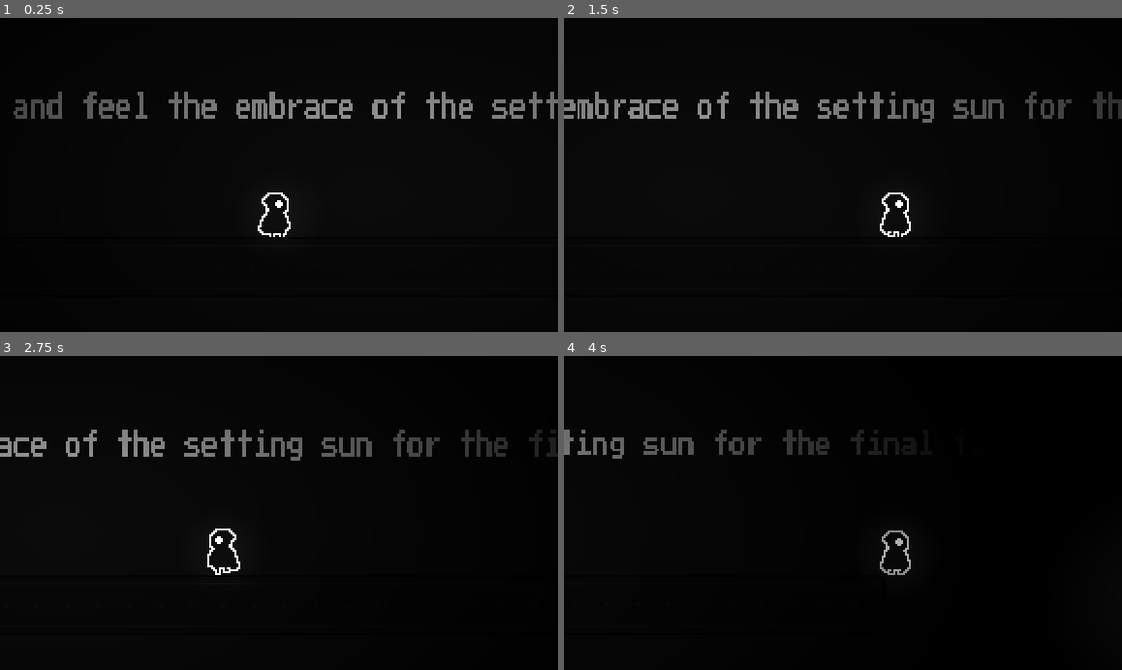
Above: before the commit, frames 1-4 (two rows, left to right).
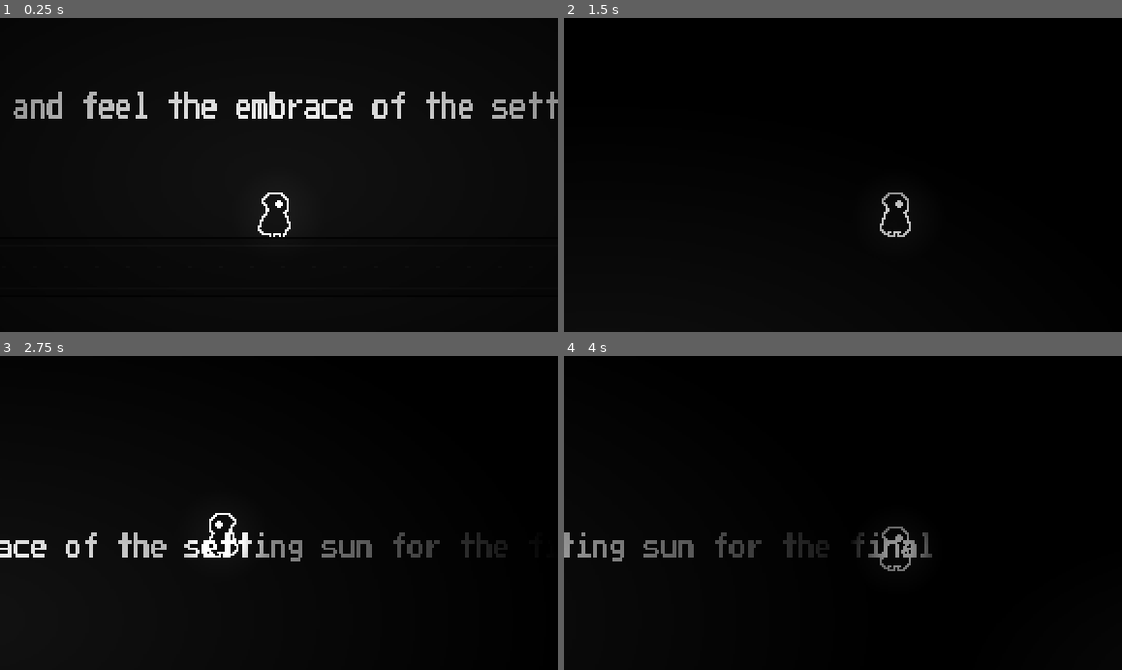
Above: after the commit, the same moments.

Repository: cheeseEnthusiasts/dusks-embrace
Game: Godot game, scene res://scenes/levels/startingroom.tscn
Two runs of this game, one before a commit and one after it. Both use one fixed random seed, a clock stepped at 60 frames per second and the inputs below.
Inputs:
- Up to frame 1 (0.25 s): no input
- Up to frame 2 (1.5 s): tap Enter (ui_accept) at 0.5, 0.6, 0.77, 1.07 s; hold Right (ui_right) from 0.53 s (still down); tap Shift (player_dash) at 1.35 s
- Up to frame 3 (2.75 s): tap Enter (ui_accept) at 1.52, 1.55, 1.82, 2.1 s; release Right (ui_right) at 2.03 s; hold Left (ui_left) from 2.03 s (still down)
- Up to frame 4 (4 s): release Left (ui_left) at 2.78 s; hold Right (ui_right) from 2.78 s (still down); tap Shift (player_dash) at 2.85 s; tap Enter (ui_accept) at 3.02, 3.05, 3.32, 3.6, 3.77 s

The runs differ from the first frame. In frame 1, 2.7% of the frame differs, in the area x 2-100%, y 23-33%; in frame 2, 2.9%; in frame 3, 5.0%, in the area x 0-100%, y 23-70%; in frame 4, 3.3%.

Commit message:
Coyote jumping, new lights

Diff:
--- a/scenes/levels/startingroom.tscn
+++ b/scenes/levels/startingroom.tscn
@@ -1,6 +1,7 @@
-[gd_scene load_steps=15 format=3 uid="uid://bm14qogfx51p"]
+[gd_scene load_steps=13 format=3 uid="uid://bm14qogfx51p"]
 
 [ext_resource type="PackedScene" uid="uid://j6p1euxnij8r" path="res://scenes/characters/player.tscn" id="1_w2ooc"]
+[ext_resource type="Texture2D" uid="uid://crg6ily7xc3dq" path="res://scripts/light.png" id="2_uyy4v"]
 [ext_resource type="FontFile" uid="uid://b801diyxd83fb" path="res://fonts/PressStart2P-vaV7.ttf" id="3_xiay5"]
 [ext_resource type="Texture2D" uid="uid://bp5kf1dh26i4y" path="res://assets/basictilesheet.png" id="4_p7mxq"]
 
@@ -10,27 +11,6 @@
 
 [sub_resource type="GradientTexture2D" id="GradientTexture2D_llmht"]
 gradient = SubResource("Gradient_r4shv")
-
-[sub_resource type="Gradient" id="Gradient_44uhp"]
-offsets = PackedFloat32Array(0, 0.625806)
-colors = PackedColorArray(0.485703, 0.485704, 0.485703, 1, 0, 0, 0, 1)
-
-[sub_resource type="GradientTexture2D" id="GradientTexture2D_kv2gy"]
-gradient = SubResource("Gradient_44uhp")
-width = 84
-height = 34
-fill = 1
-fill_from = Vector2(0.495413, 0.513761)
-
-[sub_resource type="Gradient" id="Gradient_2qqx8"]
-offsets = PackedFloat32Array(0, 0.464516, 1)
-colors = PackedColorArray(0.439049, 0.439049, 0.439049, 1, 0.114897, 0.114897, 0.114897, 1, 0, 0, 0, 1)
-
-[sub_resource type="GradientTexture2D" id="GradientTexture2D_y5nxy"]
-gradient = SubResource("Gradient_2qqx8")
-fill = 1
-fill_from = Vector2(0.495413, 0.495413)
-fill_to = Vector2(0.866973, 0.224771)
 
 [sub_resource type="PhysicsMaterial" id="PhysicsMaterial_3oynt"]
 
@@ -55,10 +35,14 @@
 [sub_resource type="TileSet" id="TileSet_b2xkm"]
 sources/0 = SubResource("TileSetAtlasSource_ukkye")
 
+[sub_resource type="Environment" id="Environment_fmboh"]
+background_mode = 3
+tonemap_mode = 1
+
 [node name="startingroom" type="Node2D"]
 
 [node name="Background" type="Sprite2D" parent="."]
-position = Vector2(929, 153)
+position = Vector2(985, 145)
 scale = Vector2(53.4375, 22.6094)
 texture = SubResource("GradientTexture2D_llmht")
 
@@ -68,17 +52,17 @@
 [node name="Lighting" type="Node" parent="."]
 
 [node name="Starting Light" type="PointLight2D" parent="Lighting"]
-position = Vector2(191, 49)
-scale = Vector2(8.59524, 12.4118)
+position = Vector2(145, 49)
+scale = Vector2(1.30717, 0.748236)
 energy = 1.49
 shadow_enabled = true
-texture = SubResource("GradientTexture2D_kv2gy")
+texture = ExtResource("2_uyy4v")
 
 [node name="Platform1" type="PointLight2D" parent="Lighting"]
-position = Vector2(624, 91)
-scale = Vector2(3.43245, 2.42561)
-energy = 5.2
-texture = SubResource("GradientTexture2D_y5nxy")
+position = Vector2(623, 90)
+scale = Vector2(0.592225, 0.384805)
+energy = 0.93
+texture = ExtResource("2_uyy4v")
 
 [node name="platforms" type="StaticBody2D" parent="."]
 position = Vector2(162, 133)
@@ -112,3 +96,6 @@
 theme_override_fonts/font = ExtResource("3_xiay5")
 theme_override_font_sizes/font_size = 16
 text = "Escape the darkness, and feel the embrace of the setting sun for the final time"
+
+[node name="WorldEnvironment" type="WorldEnvironment" parent="."]
+environment = SubResource("Environment_fmboh")
--- a/scripts/characters/player/player.gd
+++ b/scripts/characters/player/player.gd
@@ -5,21 +5,30 @@
 const JUMP_VELOCITY = -400.0
 const DASH_SPEED = 500
 
-
+var can_jump : bool
 var gravity = ProjectSettings.get_setting("physics/2d/default_gravity")
 var facingLeft : bool = false
 var sprinting : bool = false
 
+
+
+
+
 func _physics_process(delta):
+	if !is_on_floor():
+		coyote_time()
 
+	#gravity
 	if not is_on_floor():
 		velocity.y += gravity * delta
-
-	if Input.is_action_just_pressed("ui_accept") and is_on_floor():
+	#jumping
+	if Input.is_action_just_pressed("ui_accept") and can_jump:
 		velocity.y = JUMP_VELOCITY
-
+	#checking if can jump
+	if is_on_floor():
+		can_jump = true
+	#basic movement
 	var direction = Input.get_axis("ui_left", "ui_right")
-
 
 	if direction:
 		velocity.x = direction * SPEED
@@ -51,9 +60,8 @@
 	elif !sprinting:
 		SPEED = 150
 
-
 #sprinmt
-func dash(direction):
+func dash(_direction):
 	if Input.is_action_just_pressed("player_dash"):
 		sprinting = true
 	if Input.is_action_just_released("player_dash"):
@@ -64,3 +72,7 @@
 	if position.y >= 1000:
 		position.x = 0
 		position.y = 0
+
+func coyote_time():
+	await get_tree().create_timer(0.25).timeout
+	can_jump = false
Binary file added: scripts/light.png
Not shown, added: scripts/light.png.import
